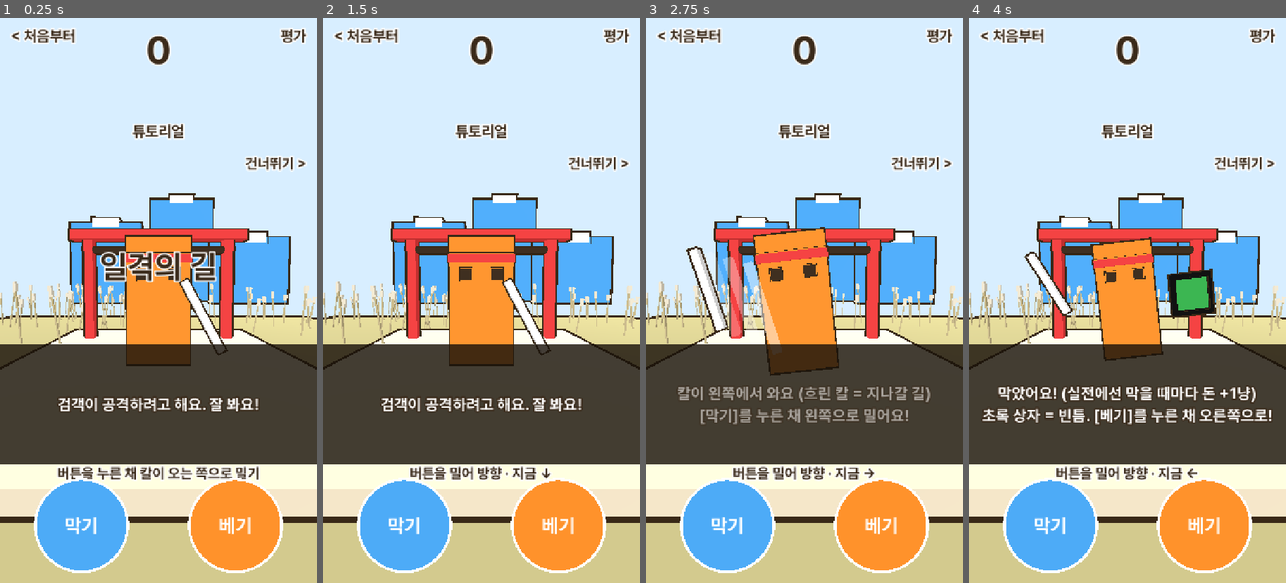
Above: before the commit, frames 1-4 (left to right).
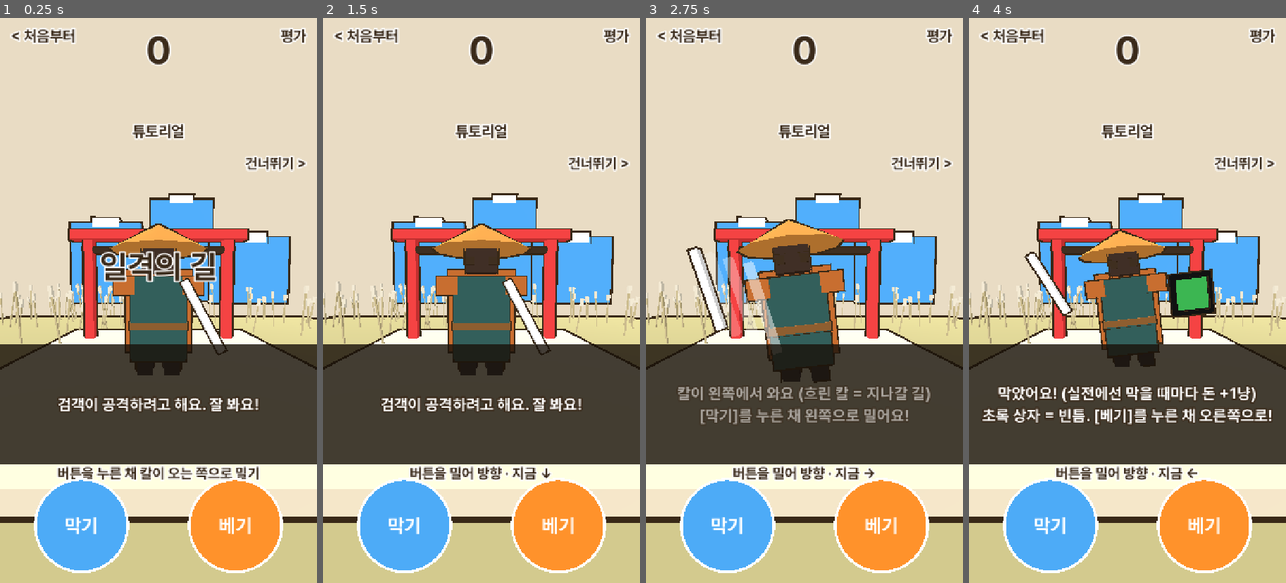
Above: after the commit, the same moments.

Repository: innollia/pai-games
Game: Godot game, scene res://main.tscn
Two runs of this game, one before a commit and one after it. Both use one fixed random seed, a clock stepped at 60 frames per second and the inputs below.
Inputs (mouse positions are in pixels of both pictures, inside the frame that each line leads up to):
- Up to frame 1 (0.25 s): no input
- Up to frame 2 (1.5 s): tap Enter at 0.5 s; move the mouse to (551, 272) at 0.52 s; hold Right 0.53-1.25 s; tap J at 0.6 s; click (551, 272) at 0.67 s; tap Space at 1.25 s; drag from (418, 328) to (465, 413) at 1.27 s
- Up to frame 3 (2.75 s): tap Enter at 2 s; move the mouse to (836, 176) at 2.02 s; hold Right from 2.03 s (still down); tap K at 2.1 s
- Up to frame 4 (4 s): release Right at 2.75 s; drag from (1111, 413) to (1032, 215) at 2.77 s; tap Space at 3.5 s; move the mouse to (1222, 385) at 3.52 s; hold Left from 3.53 s (still down); tap J at 3.6 s

The runs differ from the first frame. In frame 1, 44% of the frame differs, in the area x 0-100%, y 0-64%; in frame 2, 44%; in frame 3, 45%, in the area x 0-100%, y 0-65%; in frame 4, 43%.

Commit message:
blade_path: 파이 설정화 모양 검객 4종(삿갓·챙 모자·쇠 투구·흰 겉옷, 목도리 끈, 털 목깃)과 종이색 바탕 시험 적용 - g/look.gd 한 파일, ON=false 로 되돌림
Co-Authored-By: Claude Opus 5.5 <noreply@anthropic.com>

Diff:
--- a/games/blade_path/g/blade.gd
+++ b/games/blade_path/g/blade.gd
@@ -399,6 +399,8 @@
 	box(Vector3(0, 1.8, -3.5), Vector3(6.0, 0.2, 0.3), INK)
 	box(Vector3(0, -5.1, 0), Vector3(24, 6, 24), FIELD)
 	_reeds()
+	if Look.ON:
+		Look.stage(self)
 	for m: Vector3 in [Vector3(-12, 6, -45), Vector3(6, 10, -52), Vector3(20, 4, -42)]:
 		box(m, Vector3(16, m.y * 2.0 + 6.0, 4), B)
 		box(m + Vector3(0, m.y + 3.0, 0.2), Vector3(6, 2, 4), WHITE)
@@ -444,6 +446,35 @@
 	blade_rr = Vector3(0, 0, 0.5)
 	var hp_y := 2.0
 	var eye_y := 0.6
+	var eye_z := 0.6 if ftype == 4 else 0.5
+	var top := 1.5
+	if Look.ON and ftype < 4:
+		# 설정화 모양 (g/look.gd, 끄려면 거기서 ON = false)
+		var lk := Look.dress(self, ftype, minf(0.6, floorf(k / 4.0) * 0.3), piv)
+		body = lk.body
+		eye_y = lk.eye_y
+		eye_z = lk.eye_z
+		top = lk.top
+		hp_y = lk.hp_y
+		if ftype == 3:
+			blade_rest = Vector3(0.7, -0.55, 0.45)
+			blade_rr = Vector3(PI / 2, 0, 0)
+	else:
+		_dress_box(col)
+		if ftype == 4:
+			hp_y = 2.9
+			eye_y = 0.95
+	body.set_meta("col", (body.material_override as StandardMaterial3D).albedo_color)
+	if ftype < 4:
+		for i in mini(k / 2, 5):
+			box(Vector3((i - (mini(k / 2, 5) - 1) * 0.5) * 0.36, top, 0), Vector3(0.22, 0.3, 0.22), D, piv)
+	for s in [-1.0, 1.0]:
+		eyes.append(box(Vector3(s * 0.33 * (0.75 if Look.ON and ftype < 4 else 1.0), eye_y, eye_z), Vector3(0.24, 0.24, 0.06) * (0.75 if Look.ON and ftype < 4 else 1.0), INK, piv))
+	_spawn_rest(k, hp_y)
+
+
+## 예전 상자 검객 몸
+func _dress_box(col: Color) -> void:
 	match ftype:
 		0:
 			body = box(Vector3.ZERO, Vector3(1.4, 2.8, 0.9), col, piv)
@@ -470,14 +501,9 @@
 			box(Vector3(0, 1.95, 0), Vector3(1.6, 0.4, 1.0), D, piv)
 			for s in [-1.0, 0.0, 1.0]:
 				box(Vector3(s * 0.55, 2.3, 0), Vector3(0.25, 0.4 if s == 0.0 else 0.28, 0.25), D, piv)
-			hp_y = 2.9
-			eye_y = 0.95
-	body.set_meta("col", col)
-	if ftype < 4:
-		for i in mini(k / 2, 5):
-			box(Vector3((i - (mini(k / 2, 5) - 1) * 0.5) * 0.36, 1.5, 0), Vector3(0.22, 0.3, 0.22), D, piv)
-	for s in [-1.0, 1.0]:
-		eyes.append(box(Vector3(s * 0.33, eye_y, 0.6 if ftype == 4 else 0.5), Vector3(0.24, 0.24, 0.06), INK, piv))
+
+
+func _spawn_rest(k: int, hp_y: float) -> void:
 	# 칼은 세로로 긴 막대: 좌우 공격은 세운 칼, 위아래 공격은 눕힌 칼로 보인다
 	blade_m = box(blade_rest, Vector3(0.16, 2.0 if ftype == 2 else 1.7, 0.16), WHITE, piv)
 	blade_m.rotation = blade_rr
--- /dev/null
+++ b/games/blade_path/g/look.gd
@@ -0,0 +1,113 @@
+class_name Look
+## 파이 설정화(10/30) 모양의 검객 넷: 찌르기 = 주황 삿갓·주황 망토·청록 옷, 속임수 = 검은 챙 넓은 모자·붉은 목도리 끈,
+## 베기 = 쇠 투구·털 목깃·갈색 망토, 거합 = 옅은 삿갓·흰 겉옷·붉은 목도리. 바탕은 누런 종이색.
+## 안 어울리면 ON 을 false 로 바꾸고 다시 빌드하면 예전 상자 검객으로 돌아간다(이 파일 말고는 손댈 곳 없음).
+const ON := true
+
+const PAPER := Color("e9dcc4")
+const LEG := Color("2a2730")
+const FACE := Color("3b2a20")
+
+
+## piv 아래에 검객 몸을 만든다. tint = 뒤 바퀴일수록 어두워지는 정도(0~0.6).
+## 돌려주는 것: body(번쩍일 몸통 상자), eye_y, eye_z, top(금장식 높이), hp_y
+static func dress(g: Tofu, ftype: int, tint: float, piv: Node3D) -> Dictionary:
+	var t := func(c: String) -> Color: return Color(c).lerp(Tofu.INK, tint)
+	var out := {}
+	for s in [-1.0, 1.0]:
+		g.box(Vector3(s * 0.32, -1.45, 0), Vector3(0.38, 0.6, 0.45), LEG, piv)
+	match ftype:
+		0:
+			# 찌르기: 청록 옷 + 주황 망토 + 주황 삿갓
+			g.box(Vector3(0, -0.3, -0.42), Vector3(1.7, 2.1, 0.22), t.call("c46a2b"), piv)
+			out.body = g.box(Vector3(0, -0.4, 0), Vector3(1.25, 1.9, 0.8), t.call("2e5b57"), piv)
+			g.box(Vector3(0, -0.55, 0.03), Vector3(1.3, 0.16, 0.82), t.call("8a5a2b"), piv)
+			for s in [-1.0, 1.0]:
+				g.box(Vector3(s * 0.75, 0.35, 0), Vector3(0.45, 0.4, 0.95), t.call("c46a2b"), piv)
+			g.box(Vector3(0, 0.95, 0), Vector3(0.72, 0.62, 0.66), FACE, piv)
+			_cone(g, Vector3(0, 1.48, 0), 1.15, 0.6, t.call("d98c3c"), piv)
+			out.eye_y = 0.9
+			out.top = 1.95
+		1:
+			# 속임수: 검은 망토 + 붉은 띠·목도리 끈 + 챙 넓은 검은 모자
+			out.body = g.box(Vector3(0, -0.4, 0), Vector3(1.7, 1.95, 0.9), t.call("2b2a33"), piv)
+			g.box(Vector3(0, -0.5, 0.03), Vector3(1.75, 0.18, 0.92), Color("b3322e"), piv)
+			g.box(Vector3(0, 0.55, 0.05), Vector3(1.2, 0.3, 0.85), Color("b3322e"), piv)
+			for s in [-1.0, 1.0]:
+				var rb := g.box(Vector3(s * 1.05, 0.25, -0.2), Vector3(1.1, 0.14, 0.1), Color("b3322e"), piv)
+				rb.rotation.z = s * -0.5
+			g.box(Vector3(0, 0.98, 0), Vector3(0.7, 0.6, 0.64), Color("16141a"), piv)
+			_disc(g, Vector3(0, 1.32, 0), 1.3, 0.1, t.call("24222a"), piv)
+			_disc(g, Vector3(0, 1.62, 0), 0.5, 0.55, t.call("24222a"), piv)
+			_disc(g, Vector3(0, 1.45, 0), 0.52, 0.12, Color("b3322e"), piv)
+			out.eye_y = 0.92
+			out.top = 2.05
+		2:
+			# 베기: 갈색 망토 + 푸른 옷 + 털 목깃 + 쇠 투구
+			g.box(Vector3(0, -0.3, -0.48), Vector3(1.9, 2.1, 0.22), t.call("6b4a2e"), piv)
+			out.body = g.box(Vector3(0, -0.4, 0), Vector3(1.55, 1.95, 1.0), t.call("34506b"), piv)
+			g.box(Vector3(0, -0.55, 0.03), Vector3(1.6, 0.18, 1.02), t.call("5a3b22"), piv)
+			g.box(Vector3(0, 0.62, 0), Vector3(2.2, 0.55, 1.25), t.call("d8c3a0"), piv)
+			for s in [-1.0, 1.0]:
+				g.box(Vector3(s * 1.05, 0.45, 0.1), Vector3(0.5, 0.5, 0.9), t.call("cdb592"), piv)
+			_disc(g, Vector3(0, 1.22, 0), 0.46, 0.75, t.call("5b6168"), piv)
+			_cone(g, Vector3(0, 1.75, 0), 0.47, 0.35, t.call("5b6168"), piv)
+			g.box(Vector3(0, 1.62, 0), Vector3(0.12, 0.3, 0.12), t.call("5b6168"), piv)
+			g.box(Vector3(0, 1.2, 0.42), Vector3(0.7, 0.2, 0.06), Color("16141a"), piv)
+			out.eye_y = 1.2
+			out.eye_z = 0.47
+			out.top = 2.1
+		3:
+			# 거합: 흰 겉옷 + 검은 하카마 + 붉은 목도리 + 옅은 삿갓
+			g.box(Vector3(0, -1.0, 0), Vector3(1.25, 0.8, 0.75), t.call("2a2730"), piv)
+			out.body = g.box(Vector3(0, -0.15, 0), Vector3(1.15, 1.55, 0.78), t.call("e6ddc9"), piv)
+			g.box(Vector3(0, -0.15, 0.4), Vector3(0.3, 1.5, 0.04), t.call("2a2730"), piv)
+			g.box(Vector3(0, 0.62, 0.02), Vector3(0.95, 0.24, 0.8), Color("b02a2a"), piv)
+			var tail := g.box(Vector3(-0.75, 0.45, -0.2), Vector3(0.9, 0.12, 0.08), Color("b02a2a"), piv)
+			tail.rotation.z = 0.45
+			g.box(Vector3(0, 0.98, 0), Vector3(0.66, 0.6, 0.62), FACE, piv)
+			_cone(g, Vector3(0, 1.5, 0), 1.15, 0.62, t.call("d7b98a"), piv)
+			# 허리춤 칼집 (칼은 이 안에 눕혀 둔다)
+			g.box(Vector3(0.7, -0.55, 0.15), Vector3(0.18, 0.18, 1.3), Tofu.INK, piv)
+			out.eye_y = 0.92
+			out.top = 1.95
+	out.eye_z = out.get("eye_z", 0.36)
+	out.hp_y = out.top + 0.35
+	return out
+
+
+## 바탕을 설정화의 누런 종이색으로
+static func stage(g: Node) -> void:
+	for we in g.find_children("*", "WorldEnvironment", true, false):
+		(we as WorldEnvironment).environment.background_color = PAPER
+
+
+## 낮은 다각형 원뿔(삿갓, 투구 끝)
+static func _cone(g: Tofu, pos: Vector3, r: float, h: float, col: Color, piv: Node3D) -> MeshInstance3D:
+	var cm := CylinderMesh.new()
+	cm.top_radius = 0.02
+	cm.bottom_radius = r
+	cm.height = h
+	cm.radial_segments = 10
+	cm.rings = 1
+	return _put(g, cm, pos, col, piv)
+
+
+## 납작한 원기둥(모자 챙, 투구 몸통)
+static func _disc(g: Tofu, pos: Vector3, r: float, h: float, col: Color, piv: Node3D) -> MeshInstance3D:
+	var cm := CylinderMesh.new()
+	cm.top_radius = r
+	cm.bottom_radius = r
+	cm.height = h
+	cm.radial_segments = 12
+	cm.rings = 1
+	return _put(g, cm, pos, col, piv)
+
+
+static func _put(g: Tofu, mesh: Mesh, pos: Vector3, col: Color, piv: Node3D) -> MeshInstance3D:
+	var m := MeshInstance3D.new()
+	m.mesh = mesh
+	m.material_override = g.mat(col)
+	m.position = pos
+	piv.add_child(m)
+	return m
Not shown, added: games/blade_path/g/look.gd.uid
Not shown, changed: games/blade_path/ver.txt
Not shown, changed: games/blade_path/README.md
Not shown, changed: games/blade_path/web/index.html
Not shown, changed: games/blade_path/web/index.pck
